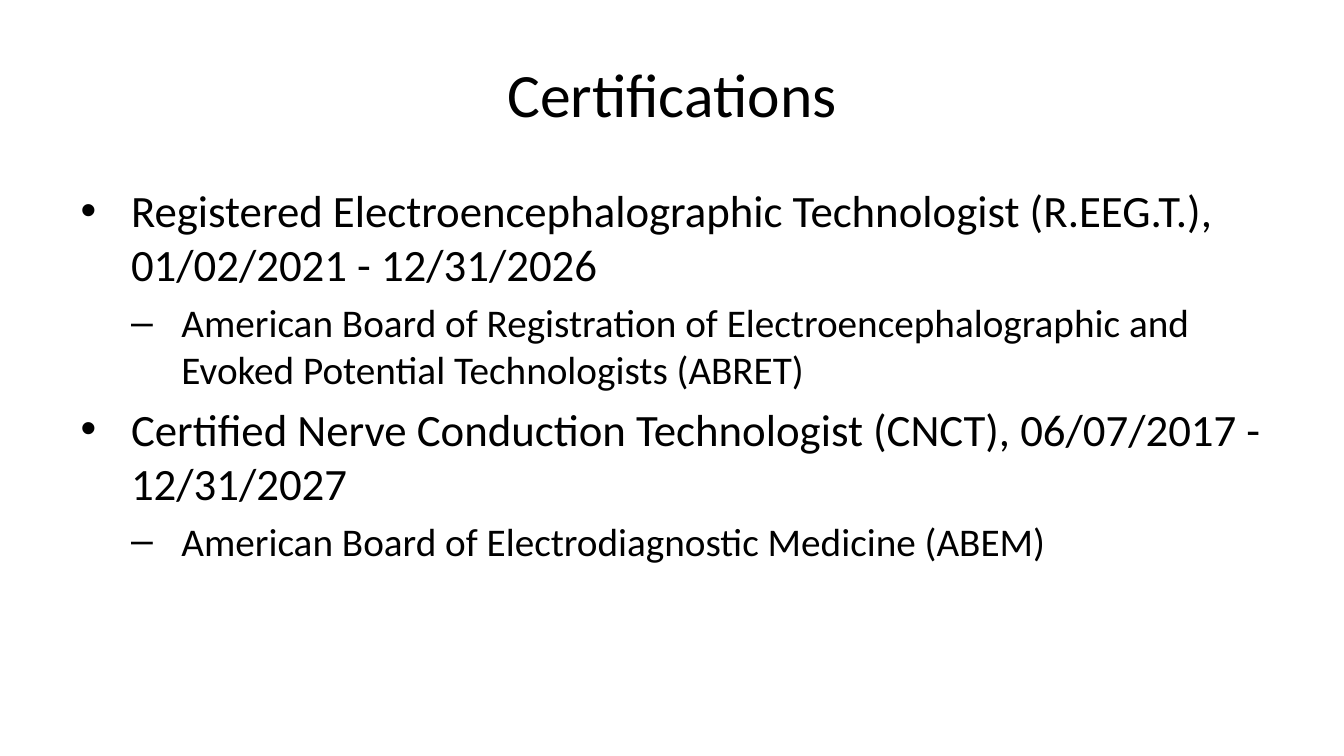
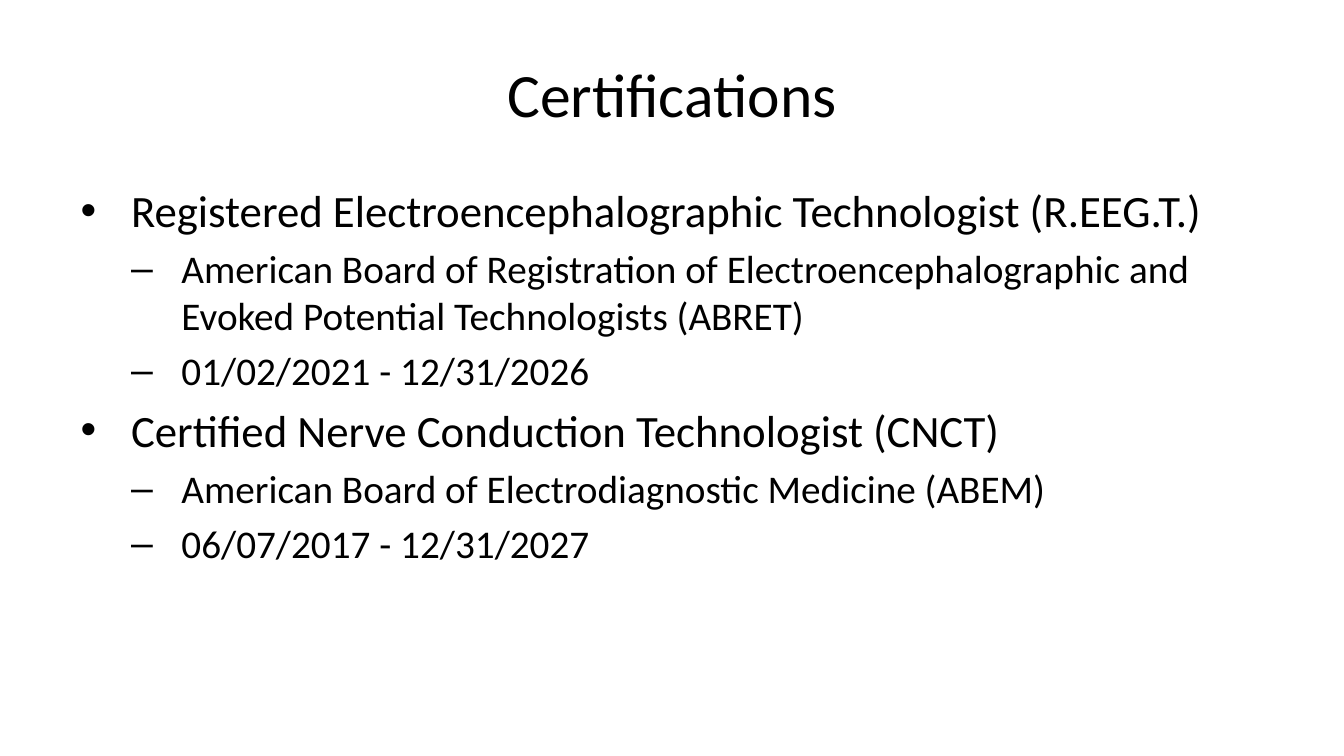
Before and after one commit to MickeyLue/Luessen-Resume, a slide deck: slide 4 of docs/index.pptx (slide 5 before the commit). Drawn at 1344x756 pixels with LibreOffice and Linux fonts; fonts in the diff are those of the drawing. Boxes give left, top, right and bottom in pixels: in the first picture for what was removed or moved away, otherwise in the second. Text is boxed around its words. In the diff, an @@ line names an element or a change of style, - is before the commit and + after.

```diff
--- a/docs/index.pptx
+++ b/docs/index.pptx
@@ text at (x1=131, y1=194, x2=1201, y2=235): text changed @@
-• Registered Electroencephalographic Technologist (R.EEG.T.), 01/02/2021 - 12/31/2026
+• Registered Electroencephalographic Technologist (R.EEG.T.)
@@ text at (x1=131, y1=357, x2=999, y2=455): text changed @@
-• Certified Nerve Conduction Technologist (CNCT), 06/07/2017 - 12/31/2027
+  – 01/02/2021 - 12/31/2026
+• Certified Nerve Conduction Technologist (CNCT)
@@ text at (x1=181, y1=530, x2=589, y2=560): paragraph added @@
+  – 06/07/2017 - 12/31/2027
```
Also in this commit, not shown: 4 other slides changed, 1 slide added, 1 slide removed, 23 other files.
